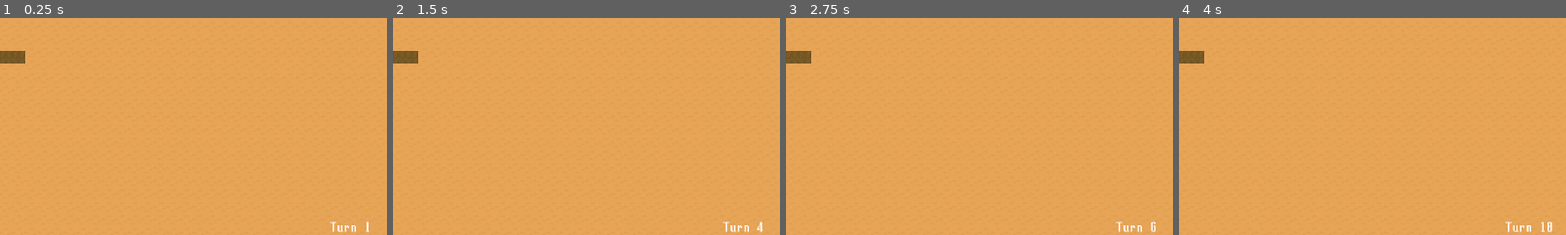
Above: before the commit, frames 1-4 (left to right).
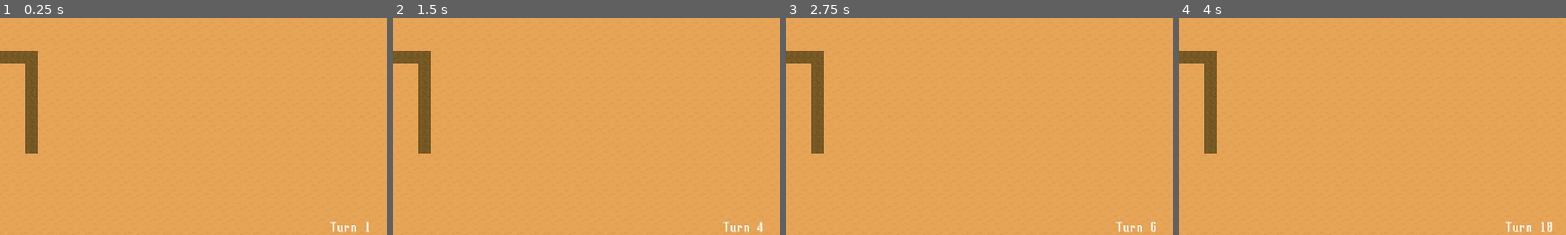
Above: after the commit, the same moments.

Repository: xfactor2000/nuclear-nation
Game: Godot game, scene res://Main.tscn
Same seed, same stepped clock (60 frames per second), same inputs: the game is played once before the commit and once after it.
Inputs:
- Up to frame 1 (0.25 s): no input
- Up to frame 2 (1.5 s): tap Enter (ui_accept) at 0.5, 0.77, 1.25 s
- Up to frame 3 (2.75 s): tap Enter (ui_accept) at 1.52, 2 s
- Up to frame 4 (4 s): tap Enter (ui_accept) at 2.75, 3.02, 3.5, 3.77 s
The pictures show only the part of the screen within x 50-100%, y 40-90%; the shares and areas given below are measured in that part.

The runs differ from the first frame. In frame 1, 1.5% of the frame differs, in the area x 6-10%, y 15-63%; in frame 2, 1.5%; in frame 3, 1.5%; in frame 4, 1.5%.

Commit message:
Working on calculating free space along the roads

Diff:
--- a/Main.gd
+++ b/Main.gd
@@ -47,10 +47,15 @@
 	var newTotalPop = totalPopulation + pop
 	var existingHouseCount = houses.size()
 	var newHousesNeeded = newTotalPop / POPSPERHOUSE - existingHouseCount
-	#print(newHousesNeeded)
-	#place the houses along the existing roads or allocate new ones
+	placeHouses(newHousesNeeded,roads,houses)
 	return AccomodatePopulationResponse.new(newTotalPop,roads,houses)
 
+func _getFreeBlocks(road:Road)->PoolVector2Array:
+	return PoolVector2Array()
+
+func placeHouses(newHouses:int,roads:Array,houses:Array): #returns array of vectors
+	for road in roads:
+		var freeBlocks = _getFreeBlocks(road)
 
 func updateTurn(t = turn):
 	accomodatePopulation(POPDELTA, totalPopulation, roads, houses)
@@ -77,6 +82,7 @@
 # Called when the node enters the scene tree for the first time.
 func _ready():
 	roads.append(Road.new(Vector2(0,16),Vector2(32,16)))
+	roads.append(Road.new(Vector2(32,16),Vector2(32,24)))
 	updateTurn()
 
 
